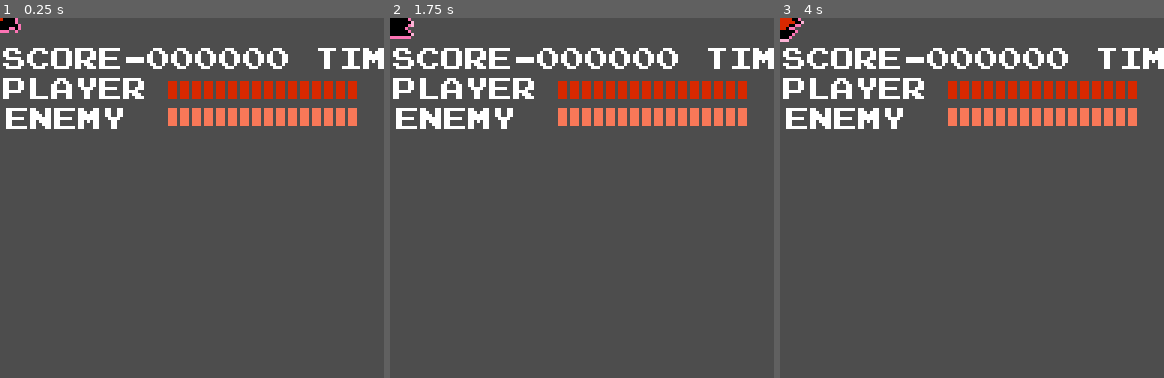
Above: before the commit, frames 1-3 (left to right).
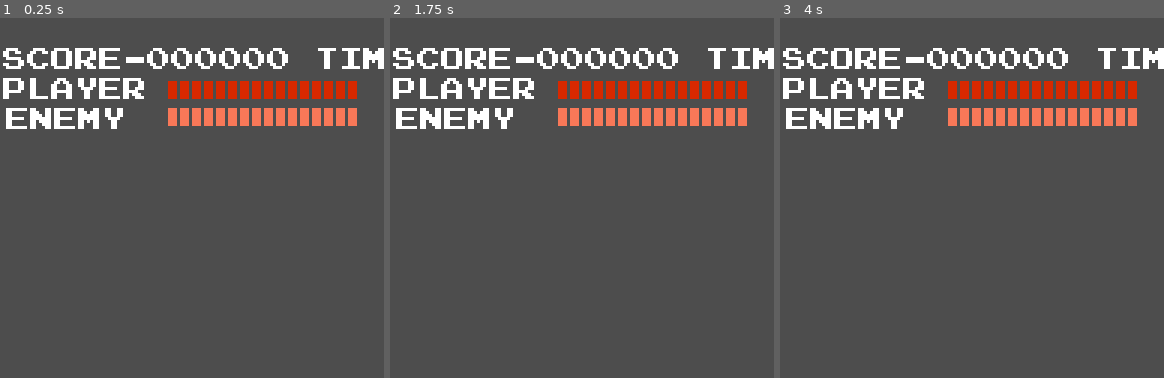
Above: after the commit, the same moments.

Repository: Guilherme-C-Ferrari/Castlevania-Remake
Game: Godot game, scene res://Scenes/Enemy/bat.tscn
The game is run twice, just before and just after one commit, with the same random seed, the same clock (stepped at 60 frames per second) and the same inputs. This scene is started directly instead of the project's main scene.
Inputs:
- Up to frame 1 (0.25 s): no input
- Up to frame 2 (1.75 s): tap Enter at 0.5 s; hold W (ascend_stair) 0.53-1.28 s; hold D (move_right) from 0.53 s (still down); tap Space (jump) at 0.77, 1.52 s; tap K (attack) at 1.35 s
- Up to frame 3 (4 s): tap Space (jump) at 2, 3.02, 3.77 s; release D (move_right) at 2.03 s; hold A (move_left) 2.03-2.78 s; hold W (ascend_stair) 2.03-2.78 s; hold D (move_right) from 2.78 s (still down); tap K (attack) at 2.85 s; tap Enter at 3.5 s; hold W (ascend_stair) from 3.53 s (still down)
The pictures show only the part of the screen within x 0-50%, y 0-50%; the shares and areas given below are measured in that part.

The runs differ from the first frame. In frame 1, 0.2% of the frame differs, in the area x 0-6%, y 0-5%; in frame 2, 0.3%, in the area x 0-7%, y 0-6%; in frame 3, 0.3%.
Error in both runs: Invalid access to property or key 'walking_direction' on a base object of type 'CharacterBody2D (Bat.gd)'. (res://Scripts/FSM/FlyingZigueZague.gd:13)

Commit message:
Ajustes bat e começo do fishman

Diff:
--- a/Scenes/Enemy/bat.tscn
+++ b/Scenes/Enemy/bat.tscn
@@ -19,10 +19,12 @@
 
 [node name="AnimatedSprite2D" type="AnimatedSprite2D" parent="." unique_id=20817626]
 z_index = 2
+position = Vector2(0, -8)
 sprite_frames = ExtResource("1_cdyt7")
 animation = &"Moving"
 
 [node name="CollisionShape2D" type="CollisionShape2D" parent="." unique_id=146631915]
+position = Vector2(0, -8)
 shape = SubResource("RectangleShape2D_8xvw0")
 
 [node name="HitBox" type="Area2D" parent="." unique_id=2095949549]
@@ -30,6 +32,7 @@
 collision_mask = 2
 
 [node name="CollisionShape2D" type="CollisionShape2D" parent="HitBox" unique_id=23388831]
+position = Vector2(0, -8)
 shape = SubResource("RectangleShape2D_cdyt7")
 
 [node name="FSM" type="Node" parent="." unique_id=1767768489 node_paths=PackedStringArray("initial_state")]
--- /dev/null
+++ b/Scenes/Enemy/fishman.tscn
@@ -0,0 +1,76 @@
+[gd_scene format=3 uid="uid://cy3mnrqvurbcc"]
+
+[ext_resource type="Texture2D" uid="uid://nsntwr47yshg" path="res://Assets/SpriteSheets/Enemy.png" id="1_1ely3"]
+[ext_resource type="Texture2D" uid="uid://jmxuikrw0yj6" path="res://Assets/SpriteSheets/enemies-2.png" id="1_bbrmk"]
+[ext_resource type="Script" uid="uid://bgbp6l5x3f6op" path="res://Scripts/FSM/FSM.gd" id="2_bbrmk"]
+
+[sub_resource type="AtlasTexture" id="AtlasTexture_iipo3"]
+atlas = ExtResource("1_bbrmk")
+region = Rect2(17, 46, 16, 32)
+
+[sub_resource type="AtlasTexture" id="AtlasTexture_2m1l7"]
+atlas = ExtResource("1_1ely3")
+region = Rect2(249, 0, 16, 32)
+
+[sub_resource type="AtlasTexture" id="AtlasTexture_fhsxd"]
+atlas = ExtResource("1_1ely3")
+region = Rect2(209, 0, 16, 32)
+
+[sub_resource type="SpriteFrames" id="SpriteFrames_kf8o3"]
+animations = [{
+"frames": [{
+"duration": 1.0,
+"texture": SubResource("AtlasTexture_iipo3")
+}],
+"loop": true,
+"name": &"Attacking",
+"speed": 5.0
+}, {
+"frames": [{
+"duration": 1.0,
+"texture": SubResource("AtlasTexture_2m1l7")
+}],
+"loop": true,
+"name": &"Idling",
+"speed": 5.0
+}, {
+"frames": [{
+"duration": 1.0,
+"texture": SubResource("AtlasTexture_2m1l7")
+}, {
+"duration": 1.0,
+"texture": SubResource("AtlasTexture_fhsxd")
+}],
+"loop": true,
+"name": &"Moving",
+"speed": 5.0
+}]
+
+[sub_resource type="RectangleShape2D" id="RectangleShape2D_kf8o3"]
+size = Vector2(16, 32)
+
+[sub_resource type="RectangleShape2D" id="RectangleShape2D_ukeef"]
+size = Vector2(16, 32)
+
+[node name="Fishman" type="CharacterBody2D" unique_id=186111837]
+collision_layer = 4
+
+[node name="AnimatedSprite2D" type="AnimatedSprite2D" parent="." unique_id=1742030354]
+position = Vector2(0, -16)
+sprite_frames = SubResource("SpriteFrames_kf8o3")
+animation = &"Idling"
+
+[node name="CollisionShape2D" type="CollisionShape2D" parent="." unique_id=2014346225]
+position = Vector2(0, -16)
+shape = SubResource("RectangleShape2D_kf8o3")
+
+[node name="HitBox" type="Area2D" parent="." unique_id=994399914]
+collision_layer = 4
+collision_mask = 2
+
+[node name="CollisionShape2D" type="CollisionShape2D" parent="HitBox" unique_id=349277065]
+position = Vector2(0, -16)
+shape = SubResource("RectangleShape2D_ukeef")
+
+[node name="FSM" type="Node" parent="." unique_id=547459997]
+script = ExtResource("2_bbrmk")
